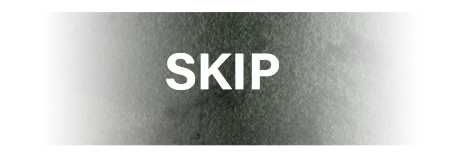
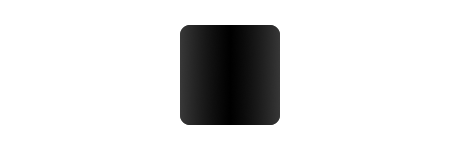
Layered file, before and after one edit (460x158). Changes by layer:
added layer "Rounded Rectangle 1" in group "Group 1" over [180,25,280,125]
hid "Layer 9" over [166,53,279,90]
hid "Layer 4 copy" over [44,12,417,146]
added layer "Layer 4 copy 2" in group "Group 1" over [180,25,280,125]
hid "Layer 2" over [118,39,404,102]
